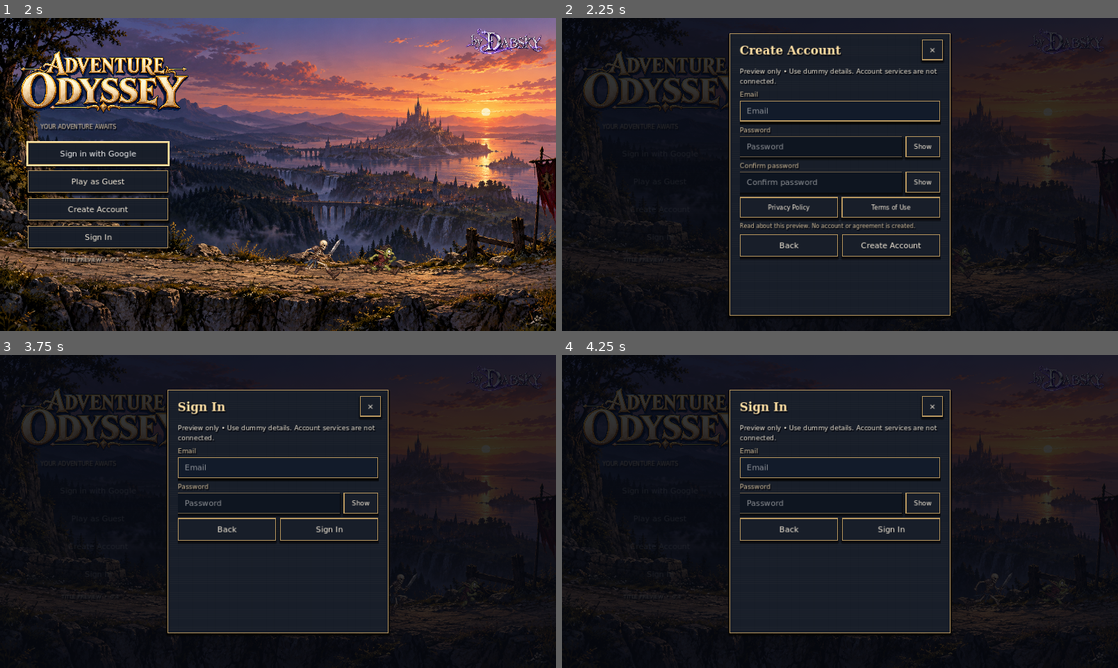
Above: before the commit, frames 1-4 (two rows, left to right).
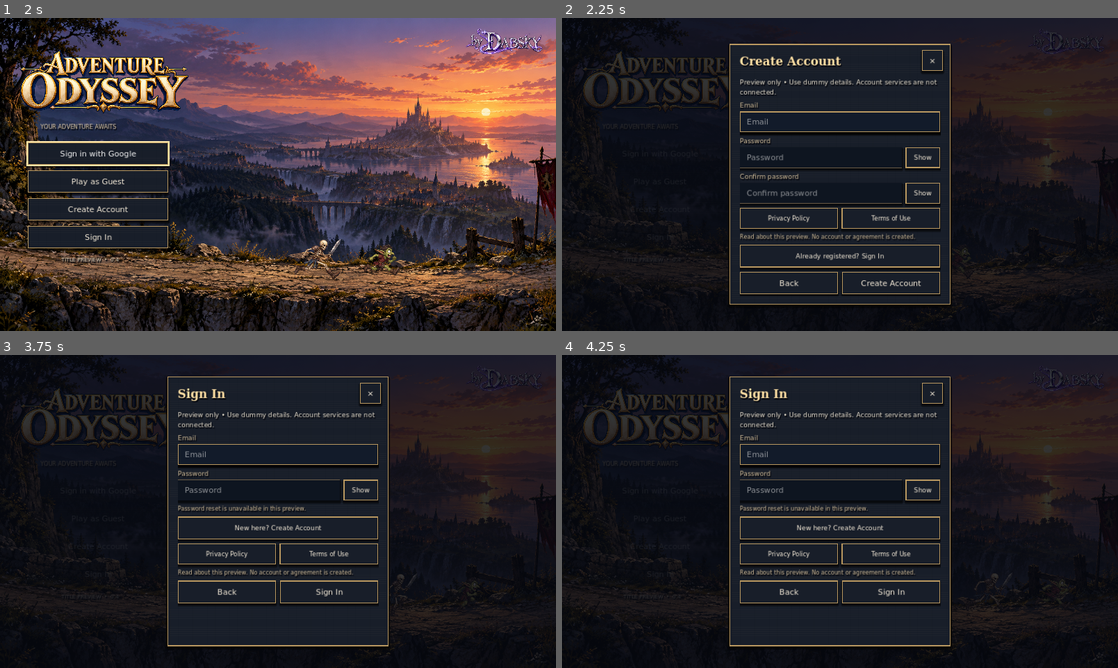
Above: after the commit, the same moments.

Repository: demetrecerrone-star/Adventure-Odyssey
Game: Godot game, scene res://scenes/main.tscn
Same seed, same stepped clock (60 frames per second), same inputs: the game is played once before the commit and once after it.
Inputs:
- Up to frame 1 (2 s): click "Sign in with Google" at 0.5 s; click "×" at 1.25 s
- Up to frame 2 (2.25 s): click "Create Account" at 2 s
- Up to frame 3 (3.75 s): click "×" at 2.75 s; click "Sign In" at 3.5 s
- Up to frame 4 (4.25 s): no input

Frame 1 is identical in both runs. In frame 2, 9.1% of the frame differs, in the area x 30-70%, y 4-96%; in frame 3, 6.9%; in frame 4, 6.9%.

Commit message:
Link account panels and draft documents with safe keyboard navigation

Diff:
--- a/src/main.gd
+++ b/src/main.gd
@@ -22,6 +22,7 @@
 var buttons: Array[Button] = []
 var previous_focus: Control
 var modal_kind := ""
+var legal_return_kind := "create"
 var elapsed := 0.0
 var runners: Array[AnimatedSprite2D] = []
 
@@ -155,8 +156,23 @@
 	return safe
 
 func _layout_modal(safe: Rect2) -> void:
-	modal_panel.size = Vector2(minf(510, safe.size.x), minf(650 if modal_kind in ["create", "privacy", "terms"] else 560, safe.size.y))
+	var target_height := 600 if modal_kind == "create" else (620 if modal_kind == "signin" else (650 if modal_kind in ["privacy", "terms"] else 560))
+	var target_size := Vector2(minf(510, safe.size.x), minf(target_height, safe.size.y))
+	var changed := modal_panel.size != target_size
+	modal_panel.size = target_size
 	modal_panel.position = safe.get_center() - modal_panel.size * 0.5
+	if changed:
+		_keep_focused_field_visible()
+
+func _keep_focused_field_visible() -> void:
+	# Wait for nested containers to finish reflowing after keyboard changes.
+	await get_tree().process_frame
+	await get_tree().process_frame
+	if not is_instance_valid(modal):
+		return
+	var focused := get_viewport().gui_get_focus_owner()
+	if is_instance_valid(focused) and modal_scroll.is_ancestor_of(focused):
+		modal_scroll.ensure_control_visible(focused)
 
 func open_modal(kind: String) -> void:
 	if is_instance_valid(modal):
@@ -182,7 +198,7 @@
 	heading.position = Vector2(24, 22)
 	modal_panel.add_child(heading)
 	modal_close = _button("×")
-	modal_close.tooltip_text = "Back to Create Account" if kind in ["privacy", "terms"] else "Close and return to title"
+	modal_close.tooltip_text = ("Back to Sign In" if legal_return_kind == "signin" else "Back to Create Account") if kind in ["privacy", "terms"] else "Close and return to title"
 	modal_close.custom_minimum_size = Vector2(48, 48)
 	modal_close.set_anchors_and_offsets_preset(Control.PRESET_TOP_RIGHT)
 	modal_close.offset_left = -66
@@ -214,6 +230,19 @@
 		if kind == "create":
 			_add_field("Confirm password", true)
 			_add_legal_preview()
+			var sign_in_link := _button("Already registered? Sign In")
+			sign_in_link.add_theme_font_size_override("font_size", 15)
+			sign_in_link.pressed.connect(_switch_account_modal.bind("signin"))
+			modal_box.add_child(sign_in_link)
+		else:
+			var recovery := _label("Password reset is unavailable in this preview.", 13, Color("cfbb98"))
+			recovery.autowrap_mode = TextServer.AUTOWRAP_WORD_SMART
+			modal_box.add_child(recovery)
+			var create_link := _button("New here? Create Account")
+			create_link.add_theme_font_size_override("font_size", 15)
+			create_link.pressed.connect(_switch_account_modal.bind("create"))
+			modal_box.add_child(create_link)
+			_add_legal_preview()
 	elif kind in ["privacy", "terms"]:
 		notice.text = "Title preview information • No account or agreement is created."
 		var document := _label(PREVIEW_DOCUMENTS.PRIVACY if kind == "privacy" else PREVIEW_DOCUMENTS.TERMS, 15, Color("f4ead8"))
@@ -226,7 +255,7 @@
 	var actions := HBoxContainer.new()
 	actions.add_theme_constant_override("separation", 10)
 	modal_box.add_child(actions)
-	var close := _button("Back to Create Account" if kind in ["privacy", "terms"] else "Back")
+	var close := _button(("Back to Sign In" if legal_return_kind == "signin" else "Back to Create Account") if kind in ["privacy", "terms"] else "Back")
 	close.size_flags_horizontal = Control.SIZE_EXPAND_FILL
 	close.pressed.connect(_back_from_modal)
 	actions.add_child(close)
@@ -238,6 +267,8 @@
 	_layout()
 	if fields.size() > 0:
 		fields[0].grab_focus()
+	elif kind in ["privacy", "terms"]:
+		modal_close.grab_focus()
 	else:
 		close.grab_focus()
 
@@ -302,8 +333,17 @@
 	explanation.autowrap_mode = TextServer.AUTOWRAP_WORD_SMART
 	modal_box.add_child(explanation)
 
+func _switch_account_modal(kind: String) -> void:
+	var email := fields[0].text.strip_edges() if not fields.is_empty() else ""
+	close_modal()
+	open_modal(kind)
+	fields[0].text = email
+	if not email.is_empty():
+		fields[1].grab_focus()
+
 func _open_legal_document(kind: String) -> void:
 	# Never retain draft credentials while viewing a document.
+	legal_return_kind = modal_kind if modal_kind in ["signin", "create"] else "create"
 	close_modal()
 	open_modal(kind)
 
@@ -311,7 +351,7 @@
 	var was_document := modal_kind in ["privacy", "terms"]
 	close_modal()
 	if was_document:
-		open_modal("create")
+		open_modal(legal_return_kind)
 
 func _validation_error(message: String, index: int) -> void:
 	notice.text = message
@@ -327,7 +367,10 @@
 	if email_pattern.search(email) == null:
 		_validation_error("Enter a valid email address, such as hero@example.com.", 0)
 		return
-	if fields[1].text.length() < 8:
+	if fields[1].text.is_empty():
+		_validation_error("Enter a dummy password to check this preview form.", 1)
+		return
+	if modal_kind == "create" and fields[1].text.length() < 8:
 		_validation_error("Use at least 8 characters for this preview password.", 1)
 		return
 	if modal_kind == "create" and fields[1].text != fields[2].text:
@@ -341,6 +384,16 @@
 		toggle.button_pressed = false
 	fields[0].grab_focus()
 	modal_scroll.scroll_vertical = 0
+
+func _on_registration_succeeded(registered_email: String) -> void:
+	# Reserved for a real backend success callback. Local preview validation
+	# must never call this or simulate successful registration.
+	if modal_kind != "create" or not is_instance_valid(modal):
+		return
+	close_modal()
+	open_modal("signin")
+	fields[0].text = registered_email.strip_edges()
+	fields[1].grab_focus()
 
 func close_modal() -> void:
 	if not is_instance_valid(modal):
--- a/tests/title_screenshot.gd
+++ b/tests/title_screenshot.gd
@@ -47,6 +47,9 @@
 	# a device screenshot or evidence of an actual Android keyboard session.
 	scene._layout_modal(Rect2(44, 24, 712, 244))
 	scene.fields[2].grab_focus()
+	scene._keep_focused_field_visible()
+	await process_frame
+	await process_frame
 	await capture("res://screenshots/title_create_keyboard_region.png")
 	scene.close_modal()
 	root.size = Vector2i(1600,720)
--- a/tests/title_test.gd
+++ b/tests/title_test.gd
@@ -82,6 +82,12 @@
 		await process_frame
 		await process_frame
 		check(safe.encloses(scene.modal_panel.get_rect()), "panel fits simulated cutout and keyboard safe region")
+		scene.fields[2].grab_focus()
+		scene._keep_focused_field_visible()
+		await process_frame
+		await process_frame
+		await process_frame
+		check(scene.modal_scroll.get_global_rect().encloses(scene.fields[2].get_global_rect()), "focused confirmation visible after keyboard reflow")
 		check(scene.modal_scroll.size.y > 0, "scroll remains usable with keyboard")
 		check(scene.modal_scroll.get_v_scroll_bar().max_value > scene.modal_scroll.size.y, "short landscape content scrolls")
 		check(scene.modal_panel.get_global_rect().encloses(scene.modal_close.get_global_rect()), "close stays reachable without scrolling")
@@ -103,6 +109,57 @@
 		check(scene.modal_kind == "create", "document close returns to account panel")
 		scene.close_modal()
 		await process_frame
+	scene.open_modal("create")
+	scene.fields[0].text = "hero@example.com"
+	scene.fields[1].text = "dummy-password"
+	scene.fields[2].text = "dummy-password"
+	scene._submit_preview()
+	check(scene.modal_kind == "create", "valid preview does not fake registration or navigate")
+	scene.fields[1].text = "dummy-password"
+	scene.fields[2].text = "dummy-password"
+	var old_secret = scene.fields[1]
+	scene._on_registration_succeeded("hero@example.com")
+	check(old_secret.text.is_empty(), "real-success callback clears original passwords")
+	check(scene.modal_kind == "signin", "real-success callback returns to sign in")
+	check(scene.fields[0].text == "hero@example.com" and scene.fields[1].text.is_empty(), "only email carried into sign in")
+	check(root.gui_get_focus_owner() == scene.fields[1], "sign-in password focused after real success")
+	scene.close_modal()
+	scene._on_registration_succeeded("late@example.com")
+	check(scene.modal == null, "late callback cannot reopen dismissed modal")
+	scene.open_modal("signin")
+	await process_frame
+	await process_frame
+	check(scene.modal_box.size.y <= scene.modal_scroll.size.y, "sign-in panel compact content fits")
+	scene.fields[0].text = "hero@example.com"
+	scene._submit_preview()
+	check("Enter a dummy password" in scene.notice.text, "sign-in requires password without applying signup length policy")
+	scene.fields[1].text = "dummy"
+	var sign_in_secret = scene.fields[1]
+	scene._switch_account_modal("create")
+	check(sign_in_secret.text.is_empty() and scene.modal_kind == "create", "sign in links to clean create panel")
+	scene.close_modal()
+	for document_kind in ["privacy", "terms"]:
+		scene.open_modal("signin")
+		check(scene.legal_controls.size() == 2, "sign-in includes both document links")
+		scene.fields[1].text = "dummy-secret"
+		var secret_before_doc = scene.fields[1]
+		scene._open_legal_document(document_kind)
+		check(secret_before_doc.text.is_empty(), "sign-in document navigation clears password")
+		scene._back_from_modal()
+		check(scene.modal_kind == "signin" and scene.fields[1].text.is_empty(), "document returns to clean originating sign in")
+		scene.close_modal()
+	scene.open_modal("create")
+	for target_kind in ["signin", "create", "signin", "create"]:
+		scene.fields[0].text = "hero@example.com"
+		scene.fields[1].text = "dummy-secret"
+		scene.password_toggles[0].button_pressed = true
+		var previous_password = scene.fields[1]
+		scene._switch_account_modal(target_kind)
+		check(previous_password.text.is_empty(), "reciprocal switch clears old secret")
+		check(scene.modal_kind == target_kind and scene.fields[0].text == "hero@example.com", "reciprocal switch retains only email")
+		check(scene.fields[1].text.is_empty() and scene.fields[1].secret, "reciprocal switch resets password visibility")
+		await process_frame
+	scene.close_modal()
 	scene.open_modal("signin")
 	scene._notification(Node.NOTIFICATION_WM_GO_BACK_REQUEST)
 	check(scene.modal == null, "Android back dismisses")
Not shown, changed: README.md
